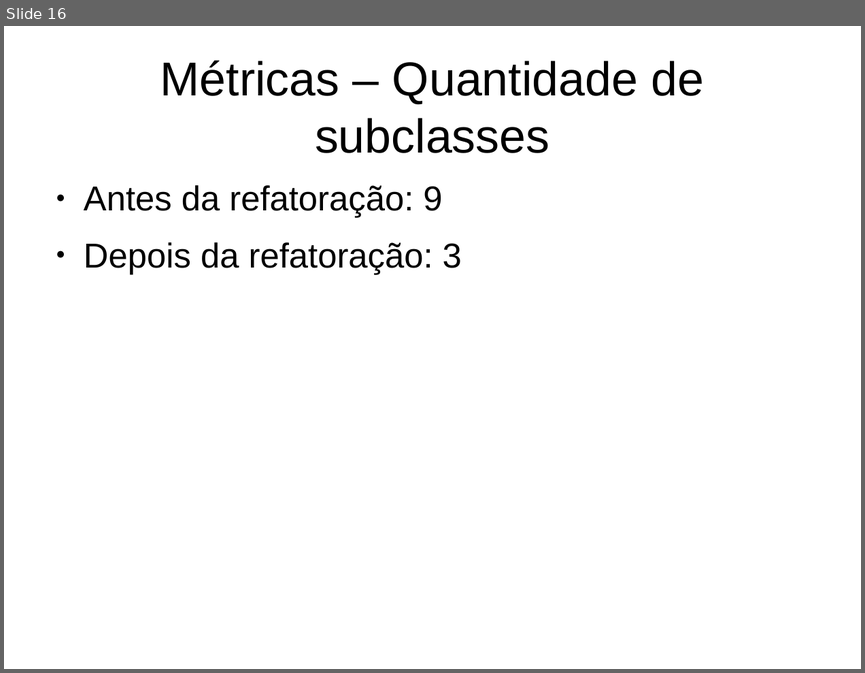
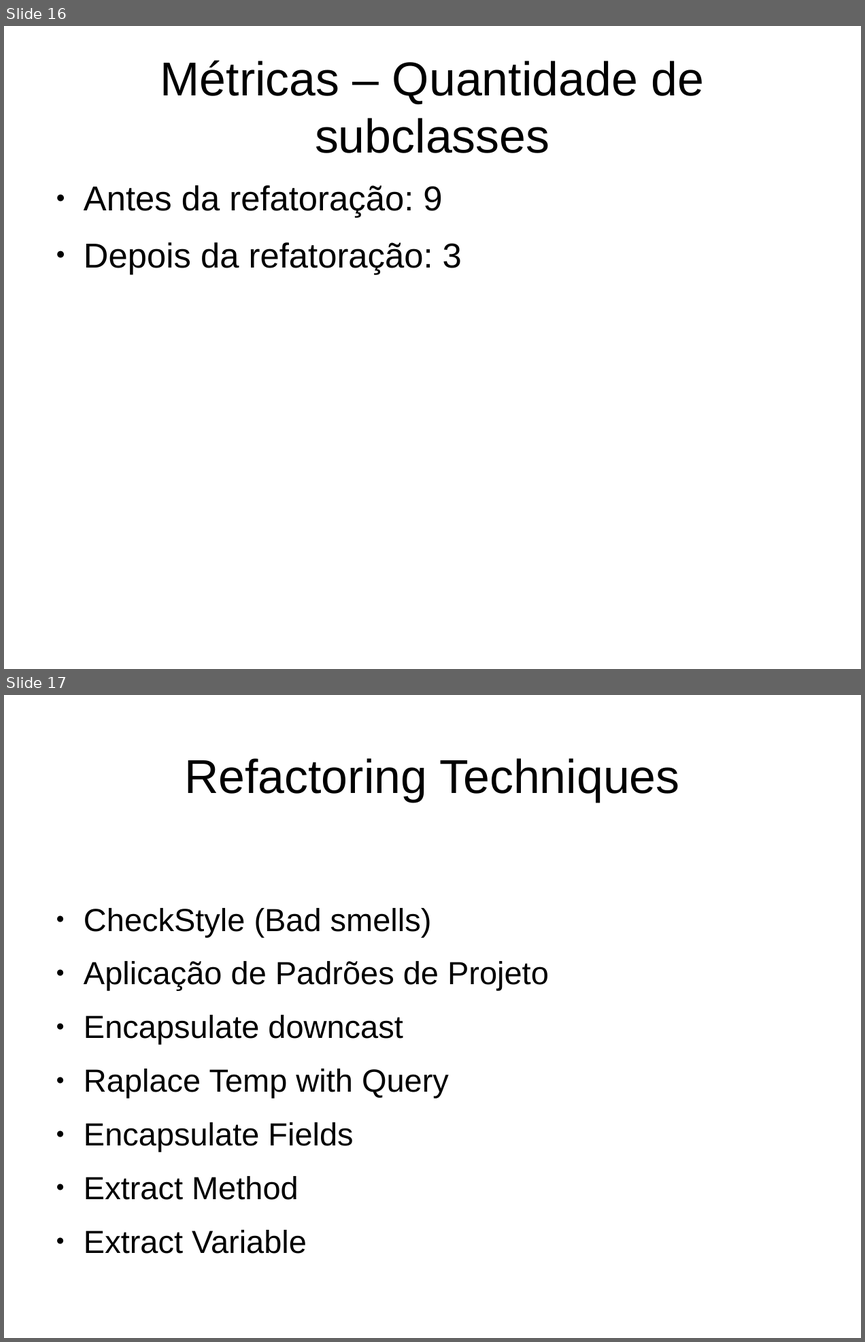
Before and after one commit to gusmaoFelipe/imageMap, a slide deck: apresentacaoFinal/apresentacao2.odp. Shown one above the other, each under a label of ours: slide 16 before the commit, slides 16 and 17 after it. The pictures are 865x673 and 865x1342 pixels, drawn with LibreOffice and Linux fonts; fonts in the diff are those of the drawing. Boxes give left, top, right and bottom in pixels: in the first picture for what was removed or moved away, otherwise in the second. Text is boxed around its words. In the diff, an @@ line names an element or a change of style, - is before the commit and + after.

```diff
--- a/apresentacaoFinal/apresentacao2.odp
+++ b/apresentacaoFinal/apresentacao2.odp
@@ slide 17 added at (x1=4, y1=695, x2=861, y2=1338), background #FFFFFF @@
@@ title added at (x1=184, y1=758, x2=679, y2=802), 44 pt, text #000000 @@
+Refactoring Techniques
@@ text added at (x1=84, y1=908, x2=549, y2=1200), 29.6 pt, text #000000 @@
+● CheckStyle (Bad smells)
+● Aplicação de Padrões de Projeto
+● Encapsulate downcast
+● Raplace Temp with Query
+● Encapsulate Fields
+● Extract Method
+● Extract Variable
```
Also in this commit, not shown: 1 slide changed, 9 other slides added, 11 other files.
